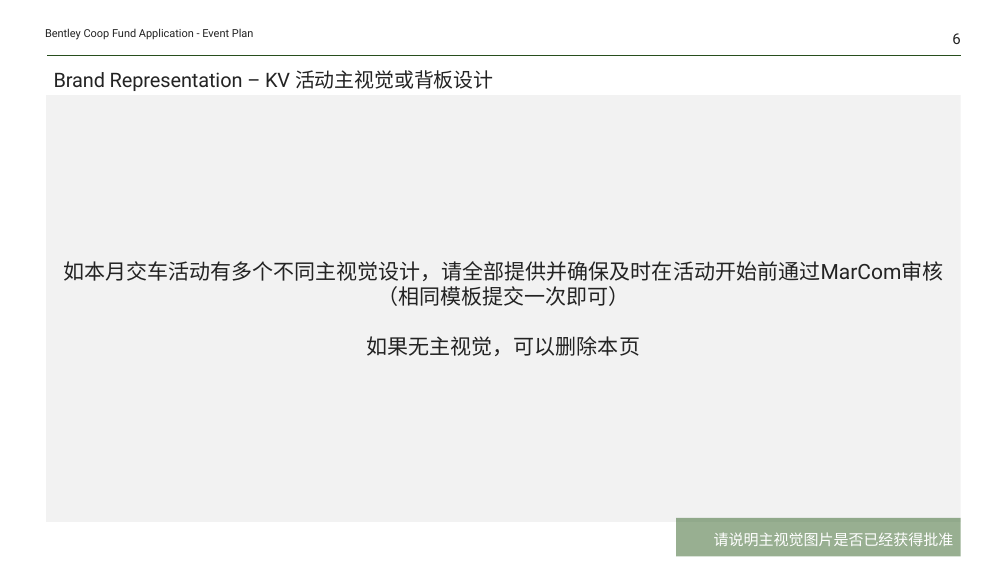
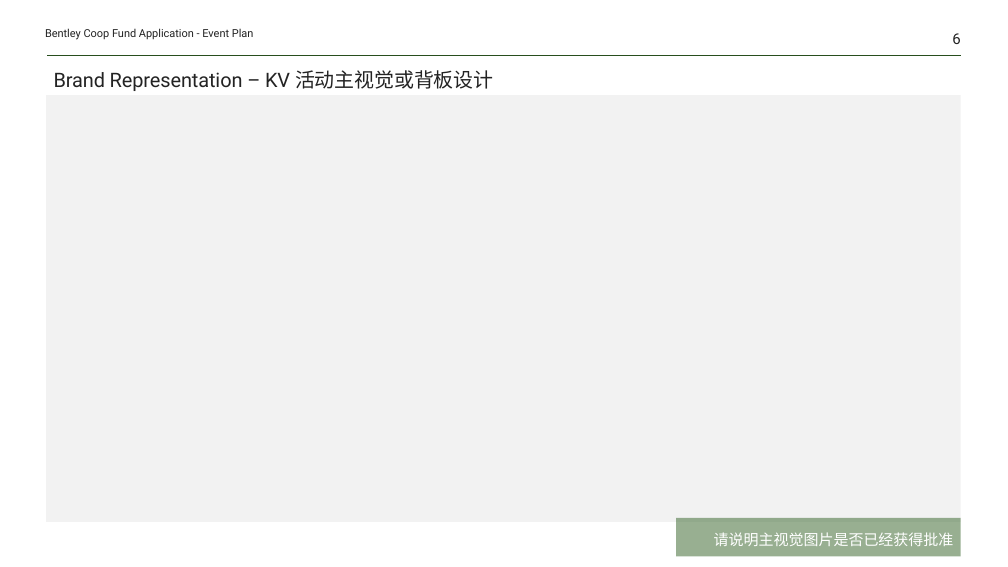
Before and after one commit to Yrtech-Tony/com.yrtech.Bentley.API.Upgrade, a slide deck: slide 6 of com.yrtech.bentleyAPI/com.yrtech.InventoryAPI/template/PlanHandOver.pptx. Drawn at 1008x567 pixels with LibreOffice and Linux fonts; fonts in the diff are those of the drawing. Boxes give left, top, right and bottom in pixels: in the first picture for what was removed or moved away, otherwise in the second. Text is boxed around its words. In the diff, an @@ line names an element or a change of style, - is before the commit and + after.

Commit message:
修改了模板

```diff
--- a/com.yrtech.bentleyAPI/com.yrtech.InventoryAPI/template/PlanHandOver.pptx
+++ b/com.yrtech.bentleyAPI/com.yrtech.InventoryAPI/template/PlanHandOver.pptx
@@ text in rectangle at <box>63,261,944,356</box>: text removed @@
-如本月交车活动有多个不同主视觉设计，请全部提供并确保及时在活动开始前通过MarCom审核
-（相同模板提交一次即可）
-如果无主视觉，可以删除本页
```
Also in this commit, not shown: 5 other slides changed, 5 other files.
